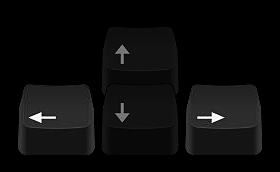
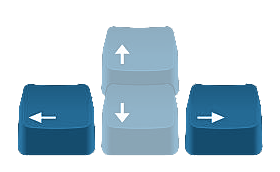
The second 280×172 image is a revision of the first. Changes to its layers:
hid "Layer 3" over (0, 0, 280, 172)
